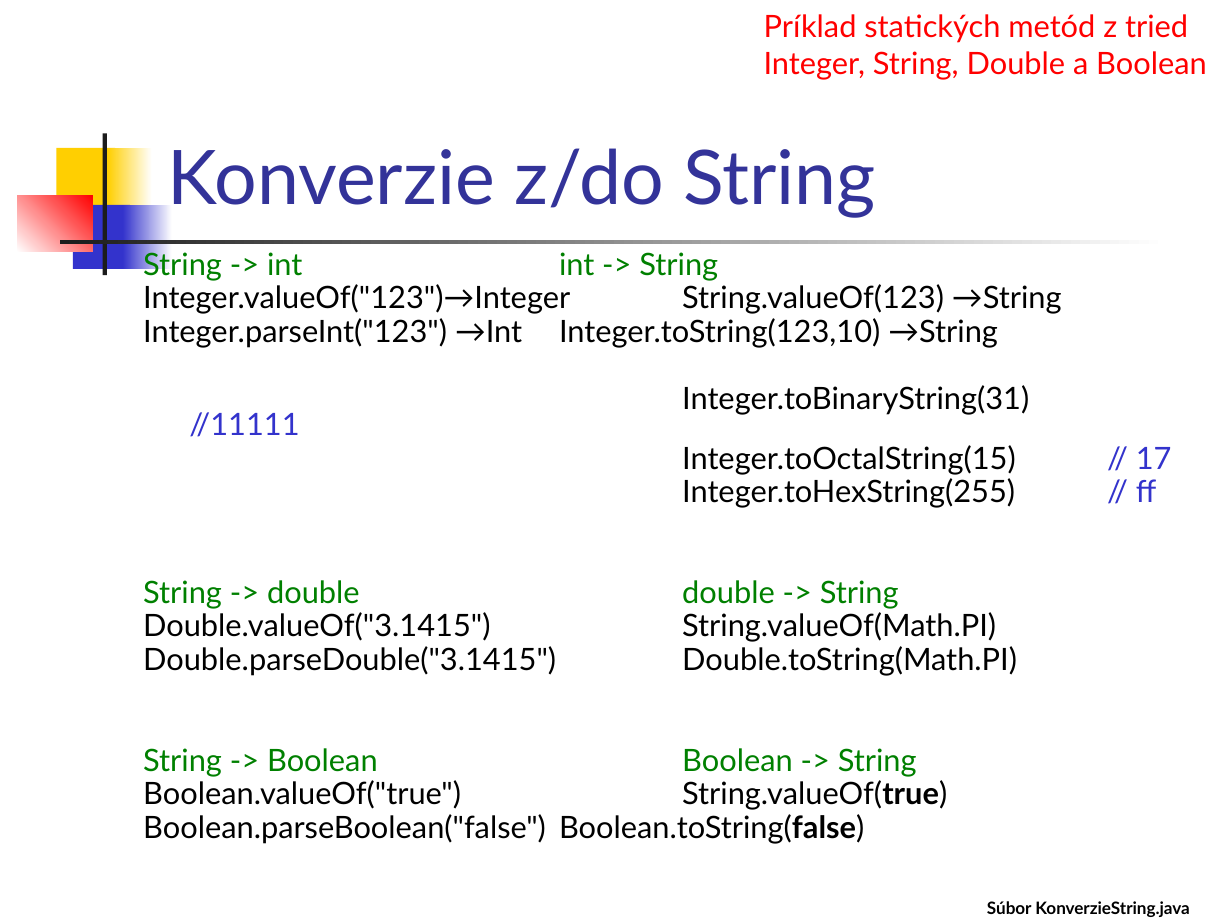
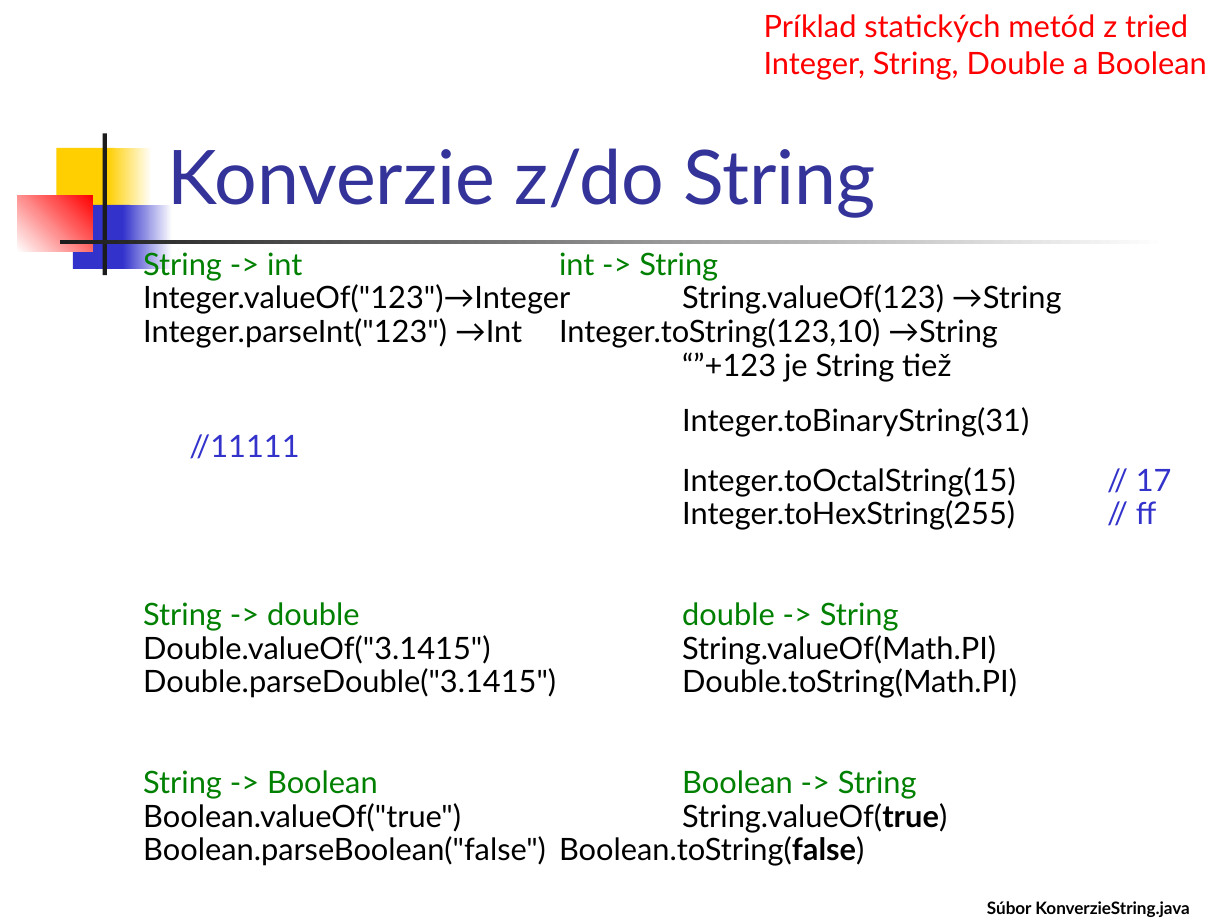
Before and after one commit to Programovanie4/Prednasky, a slide deck: slide 15 of 03/03_java.ppt. Drawn at 1232x924 pixels with LibreOffice and Linux fonts; fonts in the diff are those of the drawing. Boxes give left, top, right and bottom in pixels: in the first picture for what was removed or moved away, otherwise in the second. Text is boxed around its words. In the diff, an @@ line names an element or a change of style, - is before the commit and + after.

```diff
--- a/03/03_java.ppt
+++ b/03/03_java.ppt
@@ text at box(682, 352, 951, 382): paragraph added @@
+“”+123 je String tiež
```
Also in this commit, not shown: 5 other slides changed, 1 other file.
